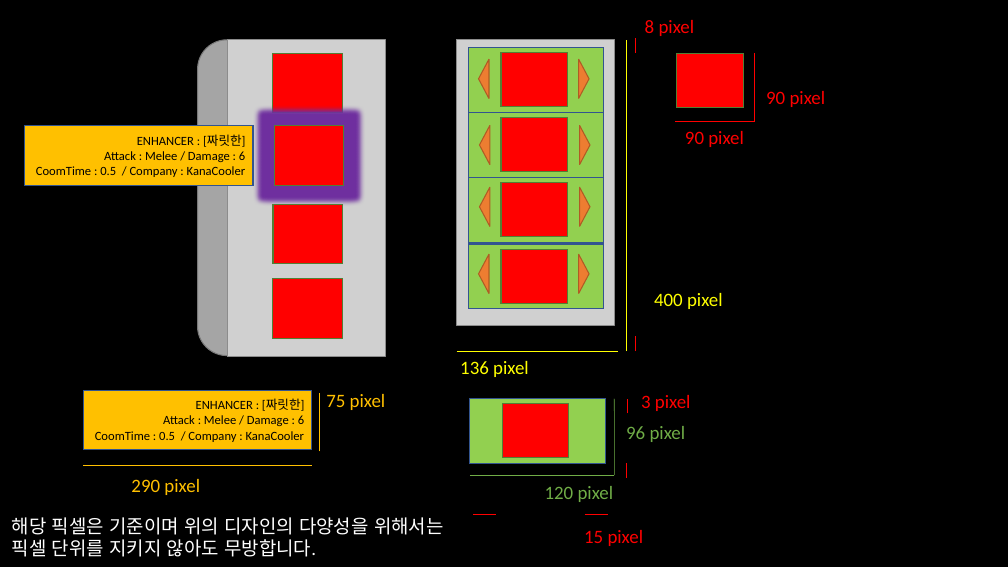
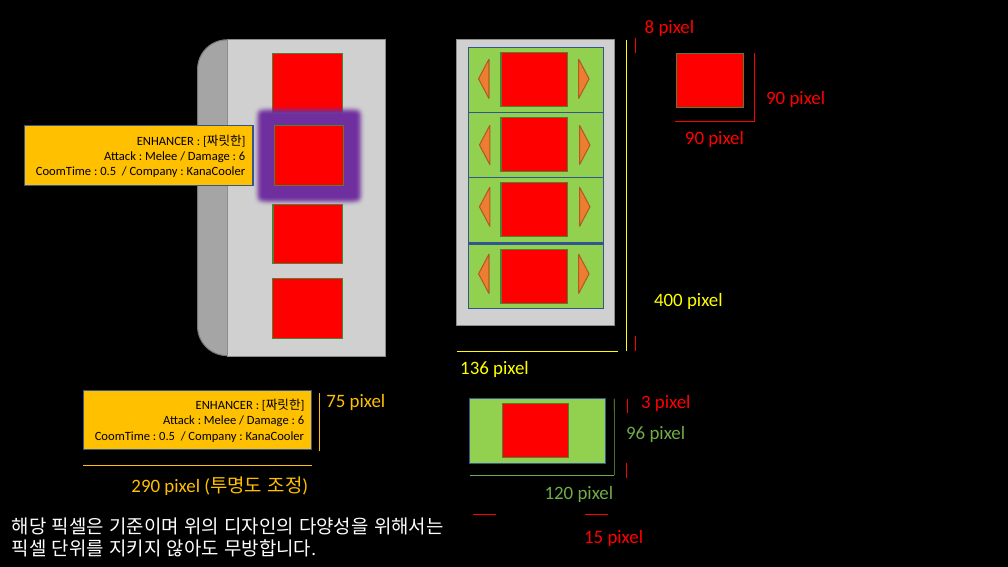
Before and after one commit to WolfPack-1/2D-Side-View-Roguelike, a slide deck: slide 8 of DesignDocs/Design/기획 문서/UI 지시서.pptx. Drawn at 1008x567 pixels with LibreOffice and Linux fonts; fonts in the diff are those of the drawing; grey boxes stand for pictures. Boxes give left, top, right and bottom in pixels: in the first picture for what was removed or moved away, otherwise in the second. Text is boxed around its words. In the diff, an @@ line names an element or a change of style, - is before the commit and + after.

```diff
--- a/DesignDocs/Design/기획 문서/UI 지시서.pptx
+++ b/DesignDocs/Design/기획 문서/UI 지시서.pptx
@@ text at (x1=131, y1=476, x2=309, y2=495): text changed @@
-290 pixel
+290 pixel (투명도 조정)
```
Also in this commit, not shown: 3 other files.
